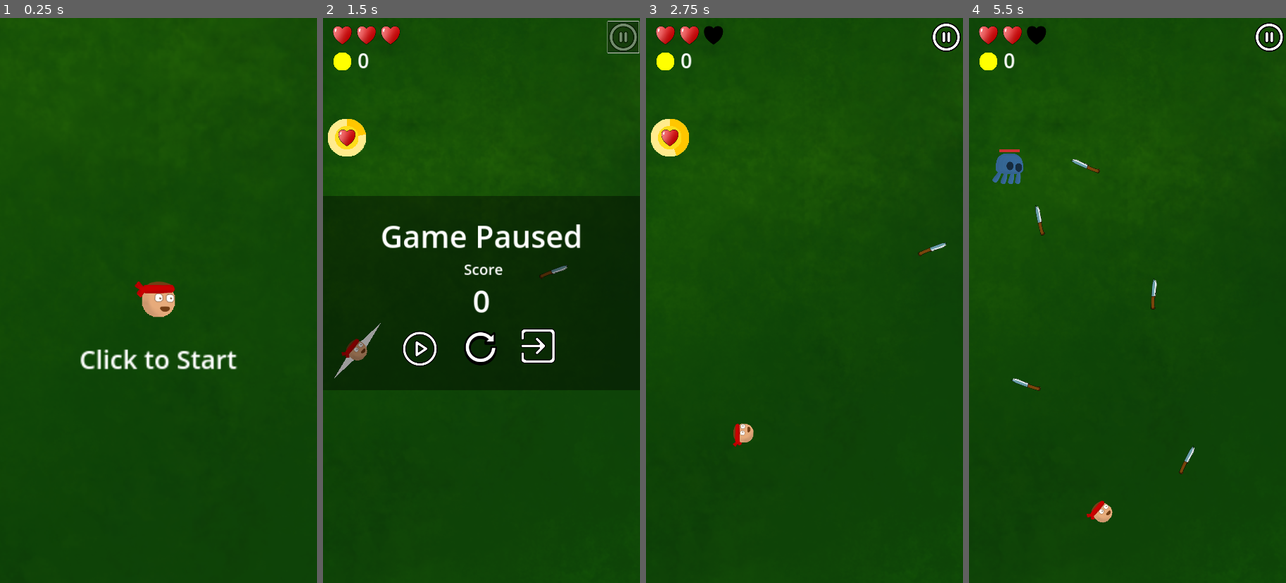
Above: before the commit, frames 1-4 (left to right).
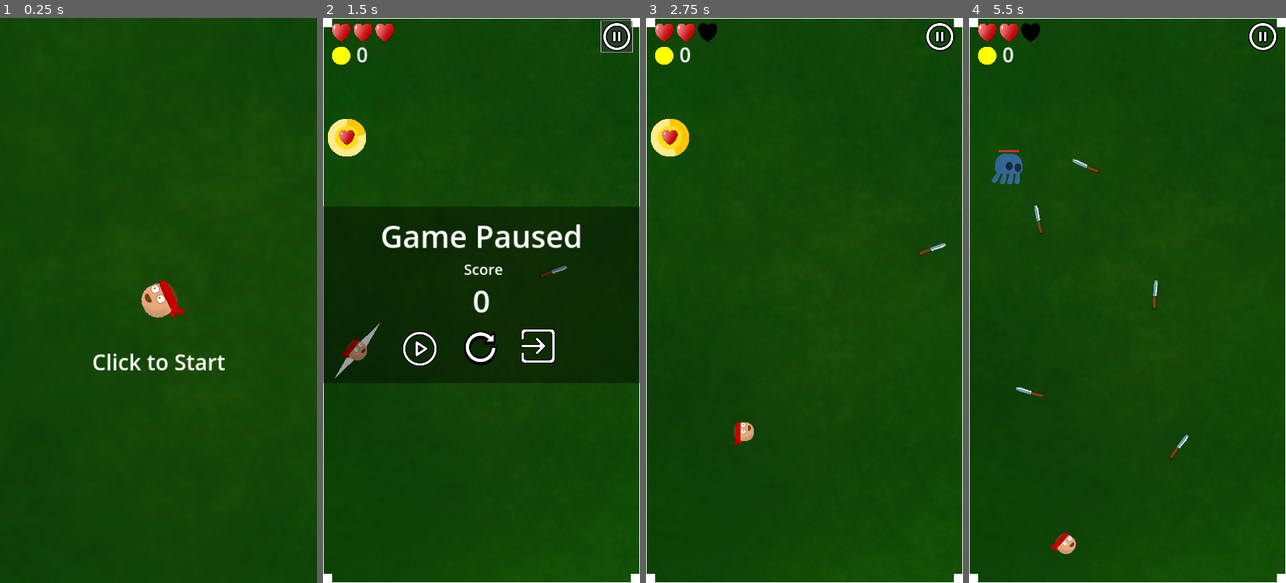
Above: after the commit, the same moments.

Repository: RoshanDavis/Dagger-Dodge-Godot-Project
Game: Godot game, scene res://scenes/game.tscn
Two runs of this game, one before a commit and one after it. Both use one fixed random seed, a clock stepped at 60 frames per second and the inputs below.
Inputs (mouse positions are in pixels of both pictures, inside the frame that each line leads up to; where the layout moved, square brackets give the same spot in the first picture):
- Up to frame 1 (0.25 s): no input
- Up to frame 2 (1.5 s): tap Enter at 0.5 s; move the mouse to (551, 272) at 0.52 s; click (551, 272) at 0.6 s; click (617, 34) [624, 34] at 1.25 s
- Up to frame 3 (2.75 s): click (744, 351) at 2 s
- Up to frame 4 (5.5 s): move the mouse to (1064, 328) at 2.77 s; click (1064, 328) at 2.85 s; move the mouse to (1159, 176) at 3.52 s; click (1159, 176) at 3.6 s; move the mouse to (1111, 413) at 4.27 s; click (1111, 413) at 4.35 s; move the mouse to (1222, 385) at 5.02 s; click (1222, 385) at 5.1 s

The runs differ from the first frame. In frame 1, 1.5% of the frame differs, in the area x 25-75%, y 46-63%; in frame 2, 4.0%, in the area x 0-100%, y 0-100%; in frame 3, 2.0%; in frame 4, 2.8%.

Commit message:
made game responsive

Diff:
--- a/project.godot
+++ b/project.godot
@@ -24,6 +24,7 @@
 window/size/viewport_width=540
 window/size/viewport_height=960
 window/stretch/mode="canvas_items"
+window/stretch/aspect="expand"
 window/handheld/orientation=1
 
 [input]
--- /dev/null
+++ b/scenes/dynamic_margins.tscn
@@ -0,0 +1,13 @@
+[gd_scene load_steps=2 format=3 uid="uid://cy1brp4dx2a8u"]
+
+[ext_resource type="Script" path="res://scripts/dynamic_margins.gd" id="1_fi4vq"]
+
+[node name="Dynamic Margins" type="MarginContainer"]
+anchors_preset = 15
+anchor_right = 1.0
+anchor_bottom = 1.0
+offset_right = -540.0
+offset_bottom = -960.0
+grow_horizontal = 2
+grow_vertical = 2
+script = ExtResource("1_fi4vq")
--- a/scenes/game.tscn
+++ b/scenes/game.tscn
@@ -1,15 +1,14 @@
-[gd_scene load_steps=16 format=3 uid="uid://cg6nshbkea3ju"]
+[gd_scene load_steps=15 format=3 uid="uid://cg6nshbkea3ju"]
 
 [ext_resource type="PackedScene" uid="uid://bq53kn6frissv" path="res://scenes/wall.tscn" id="1_1iadt"]
 [ext_resource type="Script" path="res://scripts/game.gd" id="1_so7ud"]
 [ext_resource type="Texture2D" uid="uid://bf3651gsh34qd" path="res://assets/environment/Grass.png" id="2_3e2br"]
+[ext_resource type="PackedScene" uid="uid://cc6ttbwrnnxhs" path="res://scenes/gameplay_ui.tscn" id="2_jtc43"]
 [ext_resource type="PackedScene" uid="uid://ctyuky1aelg4h" path="res://scenes/player.tscn" id="3_7iytr"]
+[ext_resource type="Script" path="res://scripts/bg.gd" id="3_t07ii"]
 [ext_resource type="Script" path="res://scripts/spawner.gd" id="5_toys6"]
-[ext_resource type="PackedScene" uid="uid://bftmupls70oan" path="res://scenes/heart_health_indicator.tscn" id="6_ajpxk"]
-[ext_resource type="Theme" uid="uid://bcj62soh77ubu" path="res://themes/default.tres" id="7_cjakg"]
-[ext_resource type="Texture2D" uid="uid://qmx1pi0utiv8" path="res://assets/prototype-circle.png" id="7_uhx2i"]
+[ext_resource type="Script" path="res://scripts/boundary.gd" id="6_xpbe5"]
 [ext_resource type="Script" path="res://scripts/start_menu.gd" id="9_73xe4"]
-[ext_resource type="Texture2D" uid="uid://dyrfmu502pve2" path="res://assets/ui/pause icon.png" id="11_4dsma"]
 [ext_resource type="PackedScene" uid="uid://blksa1308p7xg" path="res://scenes/slow_mo_controller.tscn" id="11_701jm"]
 
 [sub_resource type="Animation" id="Animation_oqw3s"]
@@ -55,29 +54,62 @@
 [node name="Game" type="Node"]
 script = ExtResource("1_so7ud")
 
+[node name="UI" type="Node" parent="."]
+
+[node name="Start Menu" type="CanvasLayer" parent="UI"]
+script = ExtResource("9_73xe4")
+
+[node name="Click to Start" type="Label" parent="UI/Start Menu"]
+anchors_preset = 8
+anchor_left = 0.5
+anchor_top = 0.5
+anchor_right = 0.5
+anchor_bottom = 0.5
+offset_left = -76.0
+offset_top = 86.0
+offset_right = 77.0
+offset_bottom = 121.0
+grow_horizontal = 2
+grow_vertical = 2
+theme_override_font_sizes/font_size = 37
+text = "Click to Start"
+horizontal_alignment = 1
+vertical_alignment = 1
+
+[node name="Gameplay UI" parent="UI" instance=ExtResource("2_jtc43")]
+unique_name_in_owner = true
+visible = false
+
 [node name="BG" type="Sprite2D" parent="."]
 modulate = Color(0.424929, 0.61591, 0.220738, 1)
+texture_repeat = 2
 texture = ExtResource("2_3e2br")
+offset = Vector2(270, 480)
+region_enabled = true
+region_rect = Rect2(0, 0, 540, 960)
+script = ExtResource("3_t07ii")
 
 [node name="Boundary" type="Node2D" parent="."]
-modulate = Color(0.374139, 0.374139, 0.374139, 1)
+position = Vector2(270, 480)
+script = ExtResource("6_xpbe5")
 
-[node name="Wall" parent="Boundary" instance=ExtResource("1_1iadt")]
-position = Vector2(-278, 0)
+[node name="Wall T" parent="Boundary" instance=ExtResource("1_1iadt")]
+position = Vector2(-270, -480)
 
-[node name="Wall2" parent="Boundary" instance=ExtResource("1_1iadt")]
-position = Vector2(278, 0)
-rotation = 3.14159
-
-[node name="Wall3" parent="Boundary" instance=ExtResource("1_1iadt")]
-position = Vector2(0, -488)
+[node name="Wall R" parent="Boundary" instance=ExtResource("1_1iadt")]
+position = Vector2(270, -480)
 rotation = 1.5708
 
-[node name="Wall4" parent="Boundary" instance=ExtResource("1_1iadt")]
-position = Vector2(0, 488)
+[node name="Wall L" parent="Boundary" instance=ExtResource("1_1iadt")]
+position = Vector2(-270, 480)
 rotation = -1.5708
 
+[node name="Wall B" parent="Boundary" instance=ExtResource("1_1iadt")]
+position = Vector2(270, 480)
+rotation = -3.14159
+
 [node name="Camera2D" type="Camera2D" parent="."]
+offset = Vector2(270, 480)
 zoom = Vector2(1.75, 1.75)
 
 [node name="AnimationPlayer" type="AnimationPlayer" parent="Camera2D"]
@@ -87,11 +119,15 @@
 
 [node name="Player" parent="." instance=ExtResource("3_7iytr")]
 unique_name_in_owner = true
+position = Vector2(270, 480)
 
 [node name="Spawner" type="Area2D" parent="."]
+unique_name_in_owner = true
+position = Vector2(270, 480)
 script = ExtResource("5_toys6")
 
 [node name="CollisionShape2D" type="CollisionShape2D" parent="Spawner"]
+visible = false
 position = Vector2(-0.5, -2.5)
 shape = SubResource("RectangleShape2D_xsdpc")
 
@@ -99,80 +135,6 @@
 wait_time = 5.0
 autostart = true
 
-[node name="Score" type="Control" parent="."]
-layout_mode = 3
-anchors_preset = 0
-offset_left = -218.0
-offset_top = -431.0
-offset_right = -218.0
-offset_bottom = -431.0
-
-[node name="TextureRect" type="TextureRect" parent="Score"]
-modulate = Color(1, 1, 0, 1)
-layout_mode = 2
-
-[node name="Prototype-circle" type="Sprite2D" parent="Score/TextureRect"]
-position = Vector2(-19, 25)
-scale = Vector2(0.24, 0.24)
-texture = ExtResource("7_uhx2i")
-
-[node name="HFlowContainer" type="HFlowContainer" parent="Score"]
-layout_mode = 0
-offset_left = 7.0
-offset_right = 26.0
-offset_bottom = 51.0
-
-[node name="Label" type="Label" parent="Score/HFlowContainer"]
-layout_mode = 2
-theme = ExtResource("7_cjakg")
-theme_override_font_sizes/font_size = 34
-text = "0
-"
-
-[node name="Start Menu" type="Control" parent="."]
-layout_mode = 3
-anchors_preset = 0
-script = ExtResource("9_73xe4")
-
-[node name="Take the Dagger" type="Label" parent="Start Menu"]
-layout_mode = 1
-anchors_preset = 15
-anchor_right = 1.0
-anchor_bottom = 1.0
-offset_left = -76.5
-offset_top = 38.5
-offset_right = 76.5
-offset_bottom = 73.5
-grow_horizontal = 2
-grow_vertical = 2
-theme_override_font_sizes/font_size = 25
-text = "Click to Start"
-horizontal_alignment = 1
-vertical_alignment = 1
-
-[node name="Pause" type="Control" parent="."]
-layout_mode = 3
-anchors_preset = 0
-offset_left = 215.0
-offset_top = -474.0
-offset_right = 215.0
-offset_bottom = -474.0
-
-[node name="Pause Button" type="Button" parent="Pause"]
-layout_mode = 0
-offset_right = 136.0
-offset_bottom = 136.0
-scale = Vector2(0.39088, 0.39088)
-theme = ExtResource("7_cjakg")
-icon = ExtResource("11_4dsma")
-
 [node name="Slow-Mo Controller" parent="." instance=ExtResource("11_701jm")]
 
-[node name="Heart Health Indicator" parent="." instance=ExtResource("6_ajpxk")]
-offset_left = -237.0
-offset_top = -451.0
-offset_right = -237.0
-offset_bottom = -451.0
-
 [connection signal="timeout" from="Spawner/Gold Orb Spawn Timer" to="Spawner" method="_on_gold_orb_spawn_timer_timeout"]
-[connection signal="button_up" from="Pause/Pause Button" to="." method="_on_pause_button_button_up"]
--- a/scenes/game_over_menu.tscn
+++ b/scenes/game_over_menu.tscn
@@ -12,20 +12,21 @@
 
 [node name="Game Over Menu" type="Control"]
 layout_mode = 3
-anchors_preset = 0
+anchors_preset = 15
+anchor_right = 1.0
+anchor_bottom = 1.0
+grow_horizontal = 2
+grow_vertical = 2
 script = ExtResource("1_ue55t")
 
 [node name="BG" type="ColorRect" parent="."]
 layout_mode = 1
-anchors_preset = 8
-anchor_left = 0.5
+anchors_preset = 14
 anchor_top = 0.5
-anchor_right = 0.5
+anchor_right = 1.0
 anchor_bottom = 0.5
-offset_left = -311.0
-offset_top = -184.0
-offset_right = 310.0
-offset_bottom = 184.0
+offset_top = -160.0
+offset_bottom = 140.0
 grow_horizontal = 2
 grow_vertical = 2
 color = Color(0, 0, 0, 0.392157)
--- /dev/null
+++ b/scenes/gameplay_ui.tscn
@@ -0,0 +1,107 @@
+[gd_scene load_steps=9 format=3 uid="uid://cc6ttbwrnnxhs"]
+
+[ext_resource type="Script" path="res://scripts/gameplay_ui.gd" id="1_7peb2"]
+[ext_resource type="PackedScene" uid="uid://bftmupls70oan" path="res://scenes/heart_health_indicator.tscn" id="1_po8ec"]
+[ext_resource type="Texture2D" uid="uid://qmx1pi0utiv8" path="res://assets/prototype-circle.png" id="2_g2vbh"]
+[ext_resource type="Texture2D" uid="uid://cn40emfty6dtn" path="res://assets/prototype-square.png" id="2_ki6vb"]
+[ext_resource type="Theme" uid="uid://bcj62soh77ubu" path="res://themes/default.tres" id="3_mxevl"]
+[ext_resource type="PackedScene" uid="uid://bsdylrvnhpmts" path="res://scenes/pause_menu.tscn" id="4_hasl4"]
+[ext_resource type="Texture2D" uid="uid://dyrfmu502pve2" path="res://assets/ui/pause icon.png" id="5_hd85w"]
+[ext_resource type="PackedScene" uid="uid://b8ccavladcnqg" path="res://scenes/game_over_menu.tscn" id="5_x0t7i"]
+
+[node name="Gameplay UI" type="CanvasLayer"]
+script = ExtResource("1_7peb2")
+
+[node name="Wall L" type="TextureRect" parent="."]
+anchors_preset = 9
+anchor_bottom = 1.0
+offset_left = -15.0
+offset_right = 1.0
+grow_vertical = 2
+texture = ExtResource("2_ki6vb")
+
+[node name="Wall R" type="TextureRect" parent="."]
+anchors_preset = 11
+anchor_left = 1.0
+anchor_right = 1.0
+anchor_bottom = 1.0
+offset_left = -1.0
+offset_right = 15.0
+grow_horizontal = 0
+grow_vertical = 2
+texture = ExtResource("2_ki6vb")
+
+[node name="Wall T" type="TextureRect" parent="."]
+anchors_preset = 10
+anchor_right = 1.0
+offset_top = -15.0
+offset_bottom = 1.0
+grow_horizontal = 2
+texture = ExtResource("2_ki6vb")
+
+[node name="Wall B" type="TextureRect" parent="."]
+anchors_preset = 12
+anchor_top = 1.0
+anchor_right = 1.0
+anchor_bottom = 1.0
+offset_top = -1.0
+offset_bottom = 15.0
+grow_horizontal = 2
+grow_vertical = 0
+texture = ExtResource("2_ki6vb")
+
+[node name="Heart Health Indicator" parent="." instance=ExtResource("1_po8ec")]
+offset_left = 15.0
+offset_top = 9.0
+offset_right = 15.0
+offset_bottom = 9.0
+scale = Vector2(0.5, 0.5)
+
+[node name="Score" type="Control" parent="."]
+layout_mode = 3
+anchors_preset = 0
+offset_left = 50.0
+offset_top = 39.0
+offset_right = 50.0
+offset_bottom = 39.0
+
+[node name="TextureRect" type="TextureRect" parent="Score"]
+modulate = Color(1, 1, 0, 1)
+layout_mode = 2
+
+[node name="Prototype-circle" type="Sprite2D" parent="Score/TextureRect"]
+position = Vector2(-19, 25)
+scale = Vector2(0.24, 0.24)
+texture = ExtResource("2_g2vbh")
+
+[node name="Label" type="Label" parent="Score"]
+layout_mode = 2
+offset_left = 7.0
+offset_right = 26.0
+offset_bottom = 47.0
+theme = ExtResource("3_mxevl")
+theme_override_font_sizes/font_size = 34
+text = "0
+"
+
+[node name="Pause Menu" parent="." instance=ExtResource("4_hasl4")]
+visible = false
+
+[node name="Game Over Menu" parent="." instance=ExtResource("5_x0t7i")]
+visible = false
+
+[node name="Pause Button" type="Button" parent="."]
+anchors_preset = 1
+anchor_left = 1.0
+anchor_right = 1.0
+offset_left = -66.0
+offset_top = 5.0
+offset_right = 70.0
+offset_bottom = 141.0
+grow_horizontal = 0
+scale = Vector2(0.39088, 0.39088)
+theme = ExtResource("3_mxevl")
+icon = ExtResource("5_hd85w")
+icon_alignment = 2
+
+[connection signal="button_up" from="Pause Button" to="." method="_on_pause_button_button_up"]
--- a/scenes/gold_orb.tscn
+++ b/scenes/gold_orb.tscn
@@ -47,8 +47,7 @@
 autostart = true
 
 [node name="Heart" type="Sprite2D" parent="."]
-visible = false
-scale = Vector2(0.45, 0.45)
+scale = Vector2(0.2, 0.2)
 texture = ExtResource("3_rv5qb")
 
 [node name="Shield" type="Sprite2D" parent="."]
--- a/scenes/heart.tscn
+++ b/scenes/heart.tscn
@@ -48,6 +48,7 @@
 
 [node name="Heart" type="Sprite2D" parent="."]
 texture = ExtResource("1_a5yxf")
+centered = false
 
 [node name="AnimationPlayer" type="AnimationPlayer" parent="."]
 libraries = {
--- a/scenes/heart_health_indicator.tscn
+++ b/scenes/heart_health_indicator.tscn
@@ -9,12 +9,14 @@
 script = ExtResource("1_i4kdw")
 
 [node name="Heart Container" type="HBoxContainer" parent="."]
-layout_mode = 0
+layout_mode = 1
 offset_right = 37.0
 
 [node name="Heart" type="TextureRect" parent="Heart Container"]
-custom_minimum_size = Vector2(37, 0)
+custom_minimum_size = Vector2(70, 0)
 layout_mode = 2
+expand_mode = 2
+stretch_mode = 4
 
 [node name="Heart" parent="Heart Container/Heart" instance=ExtResource("2_0t8r2")]
 scale = Vector2(0.5, 0.5)
--- a/scenes/pause_menu.tscn
+++ b/scenes/pause_menu.tscn
@@ -14,20 +14,21 @@
 
 [node name="Pause Menu" type="Control"]
 layout_mode = 3
-anchors_preset = 0
+anchors_preset = 15
+anchor_right = 1.0
+anchor_bottom = 1.0
+grow_horizontal = 2
+grow_vertical = 2
 script = ExtResource("1_hnbay")
 
 [node name="BG" type="ColorRect" parent="."]
 layout_mode = 1
-anchors_preset = 8
-anchor_left = 0.5
+anchors_preset = 14
 anchor_top = 0.5
-anchor_right = 0.5
+anchor_right = 1.0
 anchor_bottom = 0.5
-offset_left = -503.0
-offset_top = -178.0
-offset_right = 502.0
-offset_bottom = 152.0
+offset_top = -160.0
+offset_bottom = 140.0
 grow_horizontal = 2
 grow_vertical = 2
 color = Color(0, 0, 0, 0.392157)
--- a/scenes/wall.tscn
+++ b/scenes/wall.tscn
@@ -1,9 +1,15 @@
-[gd_scene load_steps=2 format=3 uid="uid://bq53kn6frissv"]
+[gd_scene load_steps=3 format=3 uid="uid://bq53kn6frissv"]
 
-[sub_resource type="RectangleShape2D" id="RectangleShape2D_66yla"]
-size = Vector2(16, 1387)
+[ext_resource type="Texture2D" uid="uid://cn40emfty6dtn" path="res://assets/prototype-square.png" id="1_aas7u"]
+
+[sub_resource type="WorldBoundaryShape2D" id="WorldBoundaryShape2D_74xlo"]
+normal = Vector2(0, 1)
 
 [node name="Wall" type="StaticBody2D" groups=["wall"]]
 
+[node name="wall texture" type="Sprite2D" parent="."]
+texture = ExtResource("1_aas7u")
+centered = false
+
 [node name="CollisionShape2D" type="CollisionShape2D" parent="." groups=["wall"]]
-shape = SubResource("RectangleShape2D_66yla")
+shape = SubResource("WorldBoundaryShape2D_74xlo")
--- /dev/null
+++ b/scripts/bg.gd
@@ -0,0 +1,11 @@
+extends Sprite2D
+
+
+func _ready():
+	_handle_screen_resize()
+	get_tree().get_root().size_changed.connect(_handle_screen_resize)
+
+
+func _handle_screen_resize():
+	var screen_size = get_viewport_rect().size
+	region_rect.size = screen_size
--- /dev/null
+++ b/scripts/boundary.gd
@@ -0,0 +1,15 @@
+extends Node2D
+
+
+func _ready():
+	_handle_screen_resize()
+	get_tree().get_root().size_changed.connect(_handle_screen_resize)
+
+
+func _handle_screen_resize():
+	var expand_size = get_viewport_rect().size/2
+	print_debug(expand_size)
+	$"Wall T".position = -expand_size
+	$"Wall R".position = Vector2(expand_size.x,-expand_size.y)
+	$"Wall L".position = Vector2(-expand_size.x,expand_size.y)
+	$"Wall B".position = expand_size
--- /dev/null
+++ b/scripts/dynamic_margins.gd
@@ -0,0 +1,34 @@
+extends MarginContainer
+
+
+func _ready():
+	_handle_screen_resize()
+	get_tree().get_root().size_changed.connect(_handle_screen_resize)
+
+
+func _handle_screen_resize():
+	# For phones with notches
+	var os_name = OS.get_name()
+	if os_name == "Android" || os_name == "iOS" || true:
+		var screen_size = get_viewport_rect().size
+		var safe_area = DisplayServer.get_display_safe_area()
+		var safe_area_top = safe_area.position.y
+		var safe_area_sides = safe_area.position.x
+
+		if os_name == "iOS":
+			var screen_scale = DisplayServer.screen_get_scale()
+			safe_area_top = (safe_area_top / screen_scale)
+			safe_area_sides = (safe_area_sides / screen_scale)
+
+		if screen_size.x > screen_size.y: #Landscape
+			var margin = 60
+			#add_theme_constant_override("margin_top", margin)
+			add_theme_constant_override("margin_right", safe_area_sides + margin)
+			#add_theme_constant_override("margin_bottom", margin)
+			add_theme_constant_override("margin_left", safe_area_sides + margin)
+		else: #Portrait
+			var margin = 600
+			add_theme_constant_override("margin_top", safe_area_top + margin)
+			#add_theme_constant_override("margin_right", margin)
+			#add_theme_constant_override("margin_bottom", margin)
+			#add_theme_constant_override("margin_left", margin)
--- a/scripts/game.gd
+++ b/scripts/game.gd
@@ -1,40 +1,36 @@
 extends Node
 
 @onready var score:int = 0
-@onready var gameOverMenu = preload("res://scenes/game_over_menu.tscn")
 @onready var player = %Player
-@onready var pauseMenu = preload("res://scenes/pause_menu.tscn")
 
 func _ready():
 	AudioManager.game_music.play()
 
-func set_max_health(health):
-	if has_node("HealthBar"):
-		$HealthBar.set_max_health(health)
-	elif  has_node("Heart Health Indicator"):
-		$"Heart Health Indicator".set_max_health(health)
-
-func set_current_health(health):
-	if has_node("HealthBar"):
-		$HealthBar.set_current_health(health)
-	elif  has_node("Heart Health Indicator"):
-		$"Heart Health Indicator".set_current_health(health)
-
 func add_score(value):
 	score += value
-	$Score/HFlowContainer/Label.text = str(score)
+	%"Gameplay UI".set_score(score)
 
 func game_over():
 	Engine.time_scale = 0
 	AudioManager.game_over.play()
-	var gameOverMenuInstance = gameOverMenu.instantiate()
-	gameOverMenuInstance.position = Vector2(0,0)
-	get_tree().get_root().get_node("Game").add_child(gameOverMenuInstance)
-	$"Pause/Pause Button".disabled = true
+	%"Gameplay UI".show_game_over_menu()
 
 func restart():
 	Engine.time_scale = 1
 	get_tree().reload_current_scene()
+
+func resume_game():
+	Engine.time_scale = 1
+	player.canMove = true
+
+func exit_game():
+	get_tree().quit()
+
+func pause_game():
+	Engine.time_scale = 0
+	if player != null:
+		player.canMove = false
+	%"Gameplay UI".show_pause_menu()
 
 func powerup(x):
 	match x:
@@ -42,20 +38,3 @@
 			player.heal(1)
 		1:
 			player.shield_gained()
-
-func resume_game():
-	Engine.time_scale = 1
-
-	player.canMove = true
-	$"Pause/Pause Button".disabled = false
-
-func exit_game():
-	get_tree().quit()
-
-func _on_pause_button_button_up():
-	var pauseMenuInstance = pauseMenu.instantiate()
-	pauseMenuInstance.position = Vector2(0,0)
-	get_tree().get_root().get_node("Game").add_child(pauseMenuInstance)
-	Engine.time_scale = 0
-	player.canMove = false
-	$"Pause/Pause Button".disabled = true
--- a/scripts/game_over_menu.gd
+++ b/scripts/game_over_menu.gd
@@ -1,12 +1,11 @@
 extends Control
 
-func _ready():
-	var score = get_parent().score
-	set_score(score)
+@onready var game = get_tree().get_root().get_node("Game")
 
-func set_score(score):
-	$Score.text = str(score)
+
+func set_score():
+	$Score.text = str(game.score)
 
 
 func _on_restart_button_button_up():
-	get_parent().restart()
+	game.restart()
--- /dev/null
+++ b/scripts/gameplay_ui.gd
@@ -0,0 +1,23 @@
+extends CanvasLayer
+
+
+func set_max_health(health):
+	$"Heart Health Indicator".set_max_health(health)
+
+func set_current_health(health):
+	$"Heart Health Indicator".set_current_health(health)
+
+func set_score(score):
+	$Score/Label.text = str(score)
+
+func show_game_over_menu():
+	$"Game Over Menu".set_score()
+	$"Game Over Menu".visible = true
+
+func show_pause_menu():
+	$"Pause Menu".set_score()
+	$"Pause Menu".visible = true
+
+
+func _on_pause_button_button_up():
+	get_tree().get_root().get_node("Game").pause_game()
--- a/scripts/gold_orb.gd
+++ b/scripts/gold_orb.gd
@@ -20,7 +20,7 @@
 func _on_area_entered(area):
 		if area.is_in_group("player"):
 			AudioManager.gold_orb_pickup.play()
-			get_parent().add_score(1)
+			game.add_score(1)
 			game.powerup(powerup_index)
 			queue_free()
 
--- a/scripts/pause_menu.gd
+++ b/scripts/pause_menu.gd
@@ -1,21 +1,16 @@
 extends Control
 
+@onready var game = get_tree().get_root().get_node("Game")
 
-func _ready():
-	var score = get_parent().score
-	set_score(score)
-
-func set_score(score):
-	$Score.text = str(score)
-
+func set_score():
+	$Score.text = str(game.score)
 
 func _on_restart_button_button_up():
-	get_parent().restart()
-
+	game.restart()
 
 func _on_resume_button_button_up():
-	get_parent().resume_game()
-	queue_free()
+	game.resume_game()
+	visible = false
 
 func _on_exit_button_button_up():
-	get_parent().exit_game()
+	game.exit_game()
--- a/scripts/player.gd
+++ b/scripts/player.gd
@@ -16,12 +16,11 @@
 @onready var arrows = $Arrows
 
 func _ready():
-	game = get_tree().get_root().get_node("Game")
 	velocity = Vector2(0,0)
 	dagger = preload("res://scenes/dagger.tscn")
 	$HealthComponent.set_initial_health(health)
-	game.set_max_health(health)
-	game.set_current_health(health)
+	%"Gameplay UI".set_max_health(health)
+	%"Gameplay UI".set_current_health(health)
 
 func _physics_process(delta):
 	match  movement_type:
@@ -82,7 +81,7 @@
 	var daggerInstance = dagger.instantiate()
 	daggerInstance.position = $FirePoint.global_position
 	daggerInstance.rotation = rotation
-	game.add_child(daggerInstance)
+	get_parent().add_child(daggerInstance)
 	AudioManager.dagger_throw.play()
 
 func take_damage(damage):
@@ -91,14 +90,14 @@
 		return
 	AudioManager.player_hurt.play()
 	$HealthComponent.take_damage(damage)
-	game.set_current_health($HealthComponent.currentHealth)
+	%"Gameplay UI".set_current_health($HealthComponent.currentHealth)
 
 func _on_hitbox_area_entered(area):
 	if area.is_in_group("dagger"):
 		area.get_parent().take_damage(1)
 
 func on_death():
-	game.game_over()
+	get_parent().game_over()
 	call_deferred("queue_free")
 
 func shield_gained():
@@ -112,4 +111,4 @@
 
 func heal(value):
 	$HealthComponent.heal(value)
-	game.set_current_health($HealthComponent.currentHealth)
+	%"Gameplay UI".set_current_health($HealthComponent.currentHealth)
--- a/scripts/start_menu.gd
+++ b/scripts/start_menu.gd
@@ -1,11 +1,12 @@
-extends Control
+extends CanvasLayer
 
 
 func _process(_delta):
 	if Input.is_action_just_pressed("Throw"):
-		$"../Camera2D/AnimationPlayer".play("zoom out")
+		$"../../Camera2D/AnimationPlayer".play("zoom out")
 		AudioManager.dagger_out.play()
 		%Player.canMove = true
-		$"../Spawner".canSpawn = true
-		$"../Spawner".spawn_gold_orb()
+		%"Spawner".canSpawn = true
+		%"Spawner".spawn_gold_orb()
+		%"Gameplay UI".visible = true
 		queue_free()
Binary file changed: assets/environment/heart.png
Not shown, changed: export_presets.cfg
